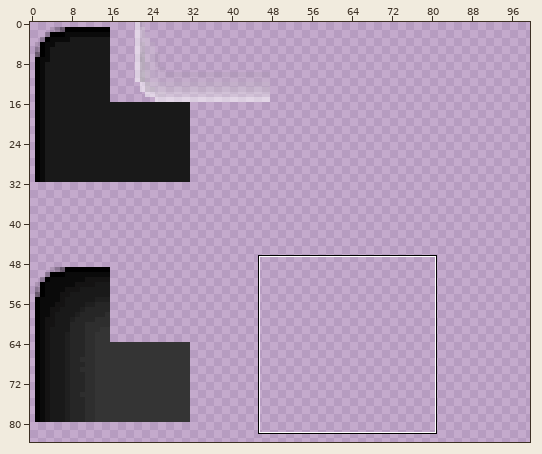
One commit to this sprite sheet: Project_IC/Project_ICContent/textures/darkThemeGuiSheet.png. The picture above shows the old version from afar; the outline marks the close-up.
Close-up. The starting point:
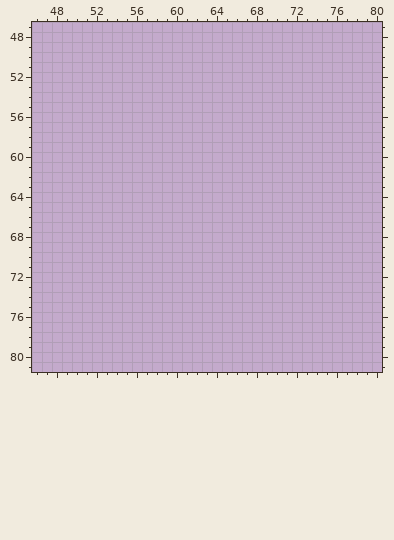
The file is 128x128 pixels. Pixels under 10% opacity are left out. Colours within 5 levels of each other are drawn and written as one. Shown: x 46..80, y 47..81. The wide view leaves out empty margins. The commit also changed other parts of the picture, which this record leaves out.
After the commit:
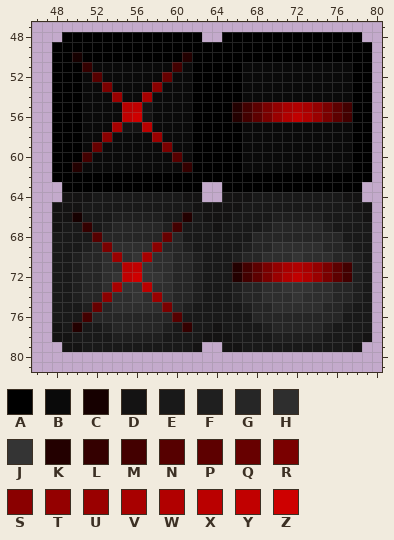
Palette (. is transparent): A #000000  B #0a0a0a  C #160000  D #141313  E #191919  F #1f1f1f  G #262626  H #2e2e2e  J #343434  K #230000  L #340000  M #430000  N #560000  P #5d0000  Q #670000  R #7a0000  S #8a0000  T #940000  U #9a0000  V #a80000  W #b10000  X #ba0000  Y #c10000  Z #ce0000
The edit:
y 48: x 49..62 .............. -> AAAAAAAAAAAAAA; x 65..78 .............. -> AAAAAAAAAAAAAA
y 49: x 48..79 ................................ -> AAAAAAAAAAAAAAAAAAAAAAAAAAAAAAAA
y 50: x 48..79 ................................ -> AACAAAAAAAAAAKAAAAAAAAAAAAAAAAAA
y 51: x 48..79 ................................ -> AAALBBBBBBBBMBAAAAABBBBBBBBBBBAA
y 52: x 48..79 ................................ -> AAABNBBBBBBQBBAAAAABBBBBBBBBBBAA
y 53: x 48..79 ................................ -> AAABBRBBBBSBBBAAAAABBBBBBBBBBBAA
y 54: x 48..79 ................................ -> AAABBBUBBVBBBBAAAAABBBBBBBBBBBAA
y 55: x 48..79 ................................ -> AAABBBBXYDBBBBAAAAKMPRTVWVTRPMAA
y 56: x 48..79 ................................ -> AAABBBBYZDBBBBAAAAKMPRUWYWURPMAA
y 57: x 48..79 ................................ -> AAABBBVDDXBBBBAAAAABBBBBBBBBBBAA
y 58: x 48..79 ................................ -> AAABBSBBBBUBBBAAAAABBBBBBBBBBBAA
y 59: x 48..79 ................................ -> AAABQBBBBBBRBBAAAAABBBBBBBBBBBAA
y 60: x 48..79 ................................ -> AAAMBBBBBBBBNBAAAAABBBBBBBBBBBAA
y 61: x 48..79 ................................ -> AAKBBBBBBBBBBLAAAAABBBBBBBBBBBAA
y 62: x 48..79 ................................ -> AAAAAAAAAAAAAAAAAAAAAAAAAAAAAAAA
y 63: x 49..62 .............. -> AAAAAAAAAAAAAA; x 65..78 .............. -> AAAAAAAAAAAAAA
y 64: x 49..62 .............. -> DDDEEEEEEEEEDD; x 65..78 .............. -> DDDEEEEEEEEEDD
y 65: x 48..79 ................................ -> DDDEEEEEEEEEEEDDDDDEEEEEEEEEEEDD
y 66: x 48..79 ................................ -> DDCEEEFFFFFEEKEDDDEEEEFFFFFEEEED
y 67: x 48..79 ................................ -> DEELEFGGGGGFMEEEDEEEEFGGGGGFEEEE
y 68: x 48..79 ................................ -> EEEENGGGGGGQGEEEEEEEGGGGGGGGGEEE
y 69: x 48..79 ................................ -> EEEFGRHHHHSGGFEEEEEFGGHHHHHGGFEE
y 70: x 48..79 ................................ -> EEFGGHUHJVHHGGFEEEFGGHHHJHHHGGFE
y 71: x 48..79 ................................ -> EEFGGHHXYJHHGGFEEEKMPRTVWVTRPMFE
y 72: x 48..79 ................................ -> EEFGGHJYZJJHGGFEEEKMPRUWYWURPMFE
y 73: x 48..79 ................................ -> EEFGGHVJJXHHGGFEEEFGGHHJJJHHGGFE
y 74: x 48..79 ................................ -> EEFGGSHHJHUHGGFEEEFGGHHHJHHHGGFE
y 75: x 48..79 ................................ -> EEEFQGHHHHHRGFEEEEEFGGHHHHHGGFEE
y 76: x 48..79 ................................ -> EEEMGGGGGGGGNEEEEEEEGGGGGGGGGEEE
y 77: x 48..79 ................................ -> DEKEEFGGGGGFELEEDEEEEFGGGGGFEEEE
y 78: x 48..79 ................................ -> DDEEEEFFFFFEEEEDDDEEEEFFFFFEEEED
y 79: x 49..62 .............. -> DDEEEEEEEEEEED; x 65..78 .............. -> DDEEEEEEEEEEED
Changed places in both close-ups, as pixel boxes (x1, y1, x2, y2):
added: (52, 32, 372, 352)
